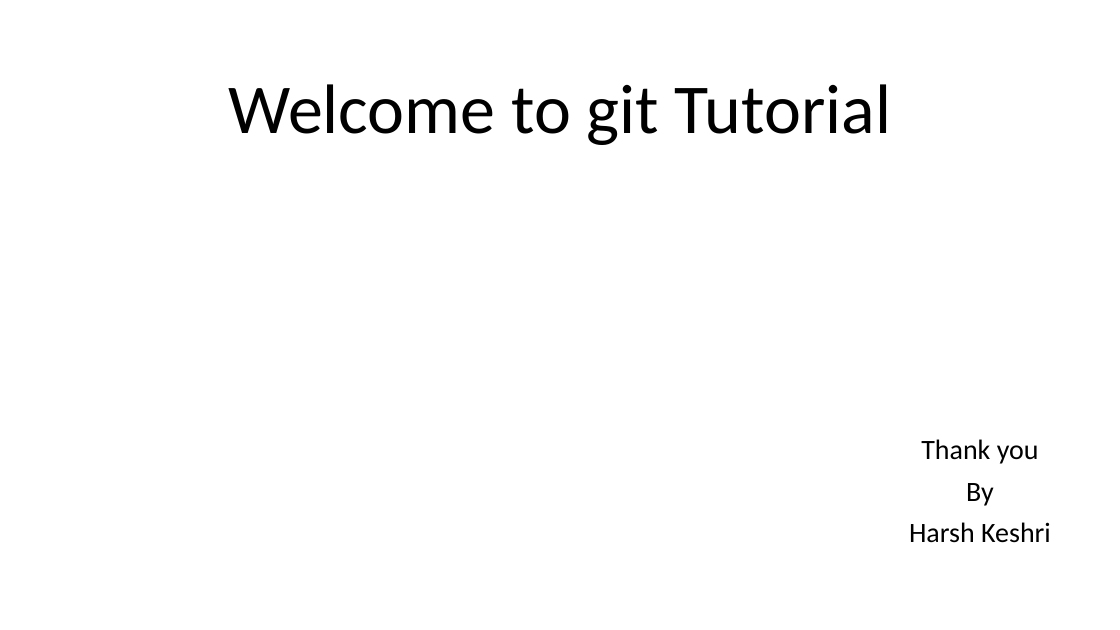
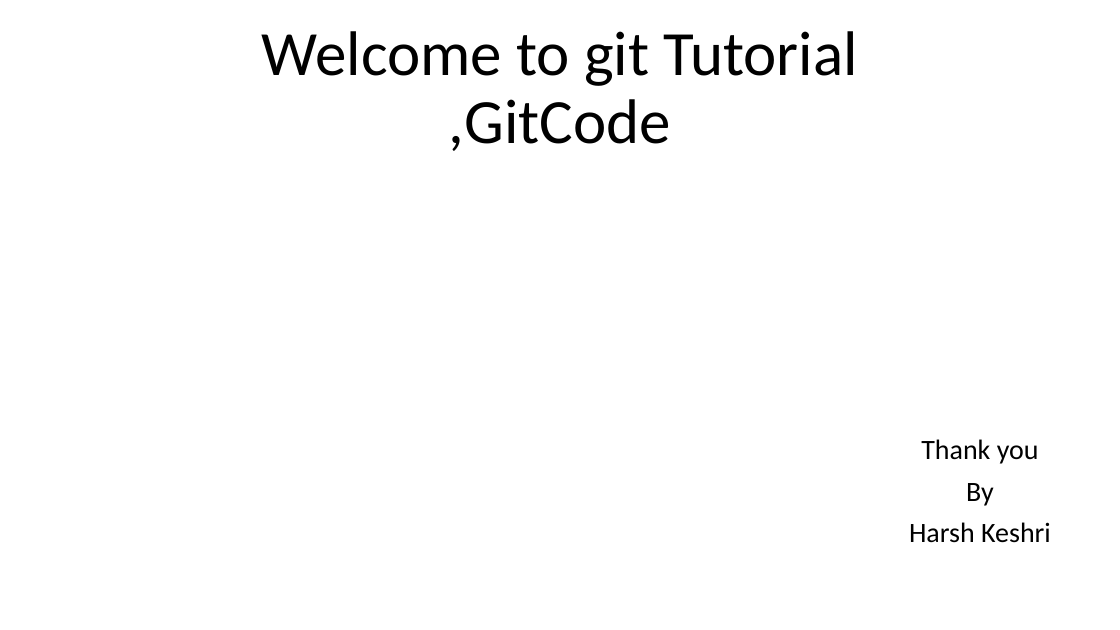
Before and after one commit to yeskeshri1/Practice2, a slide deck: slide 1 of Power.pptx. Drawn at 1120x630 pixels with LibreOffice and Linux fonts; fonts in the diff are those of the drawing. Boxes give left, top, right and bottom in pixels: in the first picture for what was removed or moved away, otherwise in the second. Text is boxed around its words. In the diff, an @@ line names an element or a change of style, - is before the commit and + after.

```diff
--- a/Power.pptx
+++ b/Power.pptx
@@ title at (262, 31, 857, 151): text changed; size 60 to 54 pt @@
-Welcome to git Tutorial
+Welcome to git Tutorial
+,GitCode
```
Also in this commit, not shown: 3 other files.
